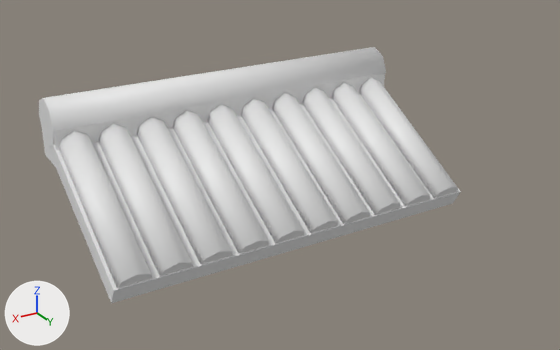
Two versions of the OBJ model game/assets/japanese-roof.obj, one commit apart.
One viewpoint serves both versions: a 50 mm camera at (1.93, 3.41, 1.6) aimed at (-0.05, 0.1, -0.06). The lights are fixed; the arrows at lower left show +X, +Y and +Z. Where no turn or scale is listed for an object, it has been applied to the vertices.

Names of what the first picture shows: 'Cube_Cube.001', 'Cylinder', 'Cylinder.001', 'Cylinder.003_Cylinder.007'.
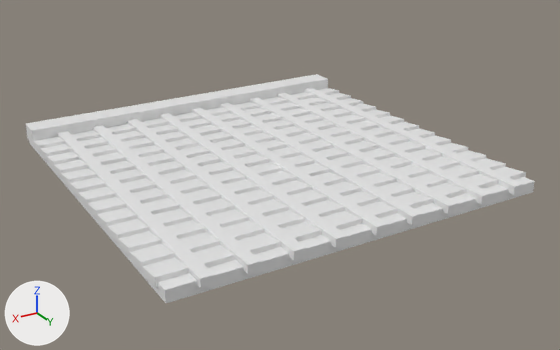
Pixel boxes (x1, y1, x2, y2) of what changed, in the pictures (560 x 350 px):
'Cylinder.003_Cylinder.007', deleted
    before: (99, 78, 458, 276)
'Cube.004_Cube.012', added
    after: (93, 88, 524, 274)
'Cube_Cube.001', reshaped
    before: (52, 90, 461, 303)
    after: (29, 141, 535, 303)
'Cube.007_Cube.018', added
    after: (107, 143, 526, 287)
'Cylinder', deleted
    before: (39, 47, 386, 166)
'Cube.006_Cube.017', added
    after: (70, 116, 451, 231)
'Cube.005_Cube.016', added
    after: (40, 93, 390, 187)
'Cylinder.001', deleted
    before: (59, 131, 153, 288)
'Cube.001_Cube.002', added
    after: (26, 74, 328, 145)
'Cube.003_Cube.004', added
    after: (57, 131, 215, 288)
'Cube.002_Cube.013', added
    after: (33, 88, 339, 152)

The change, as a diff of the scene's bpy script:
```diff
--- a/game/assets/japanese-roof.obj.py
+++ b/game/assets/japanese-roof.obj.py
@@ me_cube_cube_001 @@
 me_cube_cube_001.from_pydata(...)  # 8 vertices, 12 faces; spans x -1.03..1.03, y -0.37..0.47, z -0.34..0.21
-me_cube_cube_001.vertices[0].co = (1.03, 0.41, -0.34)  # pixel (111, 303)
-me_cube_cube_001.vertices[1].co = (1.03, 0.47, -0.24)  # pixel (113, 290)
-me_cube_cube_001.vertices[2].co = (1.03, -0.37, 0.11)  # pixel (51, 157)
-me_cube_cube_001.vertices[3].co = (1.03, -0.31, 0.21)  # pixel (52, 143)
-me_cube_cube_001.vertices[4].co = (-1.03, 0.41, -0.34)  # pixel (452, 203)
-me_cube_cube_001.vertices[5].co = (-1.03, 0.47, -0.24)  # pixel (460, 191)
-me_cube_cube_001.vertices[6].co = (-1.03, -0.37, 0.11)
-me_cube_cube_001.vertices[7].co = (-1.03, -0.31, 0.21)
+# me_cube_cube_001 part 1
+me_cube_cube_001.vertices[0].co = (1.0, 1.0, -0.03)  # pixel (165, 303)
+me_cube_cube_001.vertices[1].co = (1.0, 1.0, 0.03)  # pixel (164, 290)
+me_cube_cube_001.vertices[2].co = (1.0, -1.0, -0.03)  # pixel (29, 143)
+me_cube_cube_001.vertices[3].co = (1.0, -1.0, 0.03)
+me_cube_cube_001.vertices[4].co = (-1.0, 1.0, -0.03)  # pixel (533, 192)
+me_cube_cube_001.vertices[5].co = (-1.0, 1.0, 0.03)  # pixel (534, 181)
+me_cube_cube_001.vertices[6].co = (-1.0, -1.0, -0.03)
+me_cube_cube_001.vertices[7].co = (-1.0, -1.0, 0.03)
@@ me_cube_003_cube_004 @@
+me_cube_003_cube_004.from_pydata([(0.87, -0.98, 0.01), (0.87, -0.98, 0.06), (0.81, -0.98, 0.01), (0.81, -0.98, 0.06), (0.87, 1.03, 0.01), (0.87, 1.03, 0.06), (0.8, 1.03, 0.01), (0.8, 1.03, 0.06)], [], [(1, 2, 0), (3, 6, 2), (7, 4, 6), (5, 0, 4), (6, 0, 2), (3, 5, 7), (1, 3, 2), (3, 7, 6), (7, 5, 4), (5, 1, 0), (6, 4, 0), (3, 1, 5)])
@@ me_cube_002_cube_013 @@
+me_cube_002_cube_013.from_pydata([(1.01, -0.72, 0.01), (1.01, -0.72, 0.05), (1.01, -0.85, -0.01), (1.01, -0.86, 0.03), (-1.01, -0.72, 0.01), (-1.01, -0.72, 0.05), (-1.01, -0.85, -0.01), (-1.01, -0.86, 0.03)], [], [(1, 2, 0), (3, 6, 2), (7, 4, 6), (5, 0, 4), (6, 0, 2), (3, 5, 7), (1, 3, 2), (3, 7, 6), (7, 5, 4), (5, 1, 0), (6, 4, 0), (3, 1, 5)])
@@ ob_cylinder @@
-ob_cylinder = bpy.data.objects.new('Cylinder', me_cylinder)
@@ ob_cylinder_001 @@
-ob_cylinder_001 = bpy.data.objects.new('Cylinder.001', me_cylinder_001)
@@ ob_cylinder_003_cylinder_007 @@
-ob_cylinder_003_cylinder_007 = bpy.data.objects.new('Cylinder.003_Cylinder.007', me_cylinder_003_cylinder_007)
@@ ob_cube_007_cube_018 @@
+ob_cube_007_cube_018 = bpy.data.objects.new('Cube.007_Cube.018', me_cube_007_cube_018)  # 32 vertices, 48 faces; spans x -1.01..1.01, y 0.38..0.93, z -0.01..0.05
+ob_cube_007_cube_018.location = (0.0, 0.0, 0.0)
@@ ob_cube_006_cube_017 @@
+ob_cube_006_cube_017 = bpy.data.objects.new('Cube.006_Cube.017', me_cube_006_cube_017)  # 32 vertices, 48 faces; spans x -1.01..1.01, y -0.17..0.38, z -0.01..0.05
+ob_cube_006_cube_017.location = (0.0, 0.0, 0.0)
@@ ob_cube_005_cube_016 @@
+ob_cube_005_cube_016 = bpy.data.objects.new('Cube.005_Cube.016', me_cube_005_cube_016)  # 32 vertices, 48 faces; spans x -1.01..1.01, y -0.72..-0.17, z -0.01..0.05
+ob_cube_005_cube_016.location = (0.0, 0.0, 0.0)
@@ ob_cube_004_cube_012 @@
+ob_cube_004_cube_012 = bpy.data.objects.new('Cube.004_Cube.012', me_cube_004_cube_012)  # 64 vertices, 96 faces; spans x -0.88..0.66, y -0.98..1.03, z 0.01..0.06
+ob_cube_004_cube_012.location = (0.0, 0.0, 0.0)
@@ ob_cube_003_cube_004 @@
+ob_cube_003_cube_004 = bpy.data.objects.new('Cube.003_Cube.004', me_cube_003_cube_004)
+ob_cube_003_cube_004.location = (0.0, 0.0, 0.0)
@@ ob_cube_002_cube_013 @@
+ob_cube_002_cube_013 = bpy.data.objects.new('Cube.002_Cube.013', me_cube_002_cube_013)
+ob_cube_002_cube_013.location = (0.0, 0.0, 0.0)
@@ ob_cube_001_cube_002 @@
+ob_cube_001_cube_002 = bpy.data.objects.new('Cube.001_Cube.002', me_cube_001_cube_002)  # a box spanning x -1.01..1.01, y -0.99..-0.86, z 0.01..0.1
+ob_cube_001_cube_002.location = (0.0, 0.0, 0.0)
```
